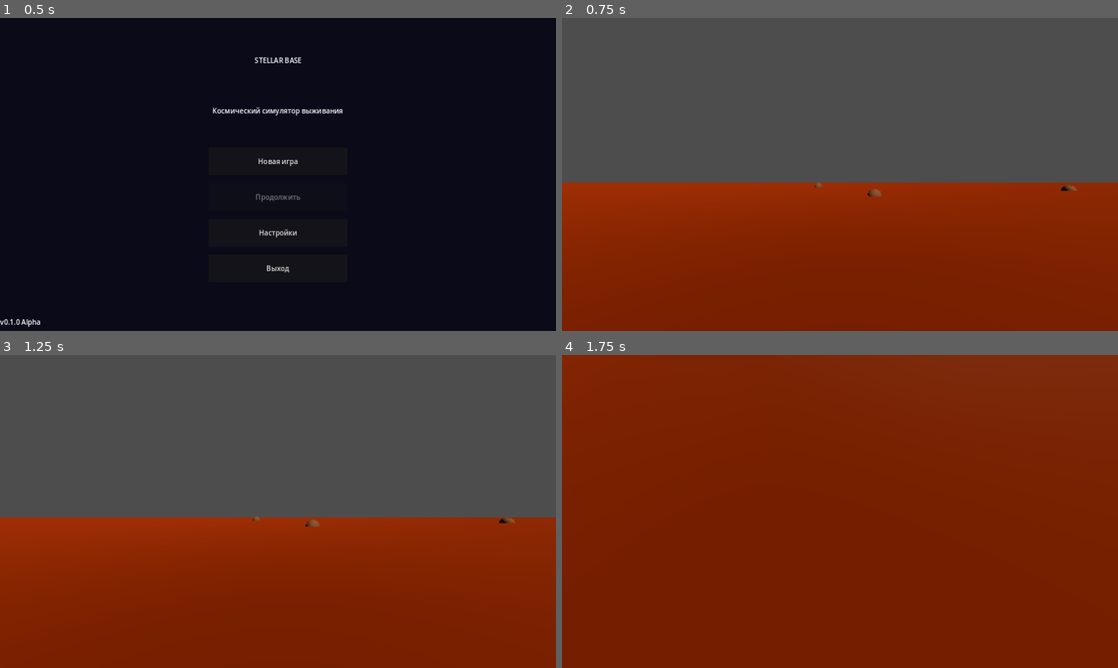
Above: before the commit, frames 1-4 (two rows, left to right).
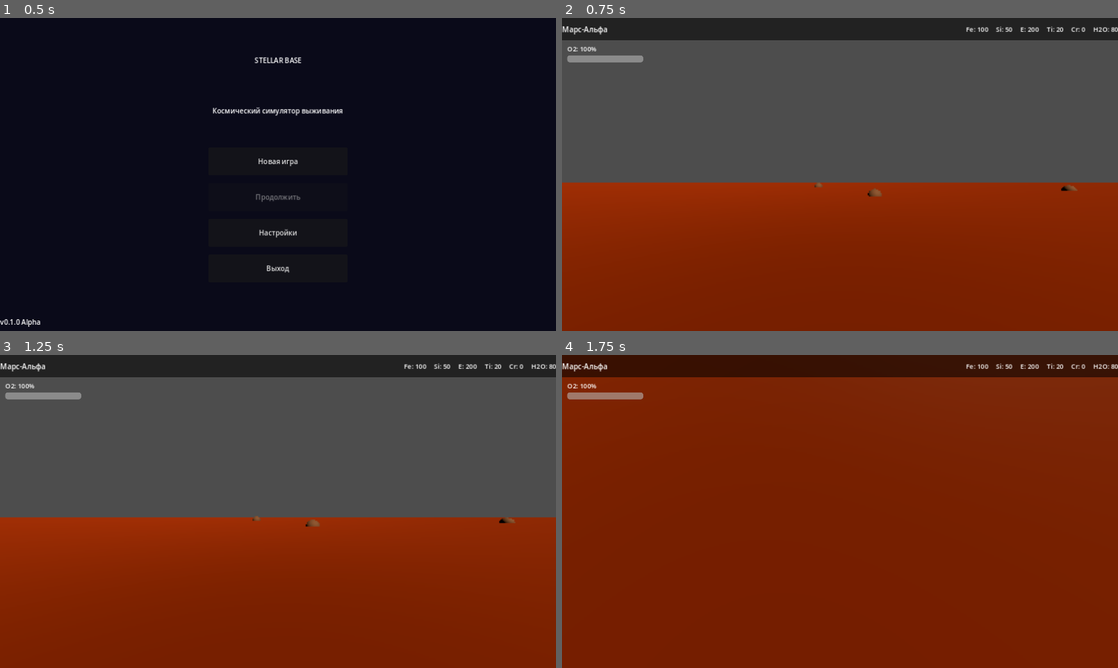
Above: after the commit, the same moments.

Repository: debugmi530-del/stellar-base-game
Game: Godot game, scene res://scenes/main_menu.tscn
Two runs of this game, one before a commit and one after it. Both use one fixed random seed, a clock stepped at 60 frames per second and the inputs below.
Inputs (mouse positions are in pixels of both pictures, inside the frame that each line leads up to):
- Up to frame 1 (0.5 s): no input
- Up to frame 2 (0.75 s): click "Новая игра" at 0.5 s
- Up to frame 3 (1.25 s): no input
- Up to frame 4 (1.75 s): tap Enter at 1.25 s; move the mouse to (867, 511) at 1.27 s; hold W (move_forward) from 1.28 s (still down); hold E (interact) from 1.28 s (still down); tap Space (jump) at 1.52 s

Frame 1 is identical in both runs. In frame 2, 7.4% of the frame differs, in the area x 0-100%, y 0-15%; in frame 3, 7.4%; in frame 4, 7.5%.

Commit message:
fix: ui_hud.gd — extends Control (был CanvasLayer), UI программно, HUD теперь работает

Diff:
--- a/scripts/ui_hud.gd
+++ b/scripts/ui_hud.gd
@@ -1,84 +1,198 @@
-extends CanvasLayer
-
-@onready var oxygen_bar: ProgressBar    = $HUD/OxygenBar
-@onready var oxygen_label: Label        = $HUD/OxygenLabel
-@onready var iron_label: Label          = $HUD/Resources/Iron
-@onready var silicon_label: Label       = $HUD/Resources/Silicon
-@onready var energy_label: Label        = $HUD/Resources/Energy
-@onready var titanium_label: Label      = $HUD/Resources/Titanium
-@onready var crystal_label: Label       = $HUD/Resources/Crystal
-@onready var water_label: Label         = $HUD/Resources/Water
-@onready var planet_label: Label        = $HUD/PlanetName
-@onready var interact_hint: Label       = $HUD/InteractHint
-@onready var notification_label: Label  = $HUD/Notification
-@onready var build_btn: Button          = $HUD/BuildBtn
-@onready var travel_btn: Button         = $HUD/TravelBtn
-@onready var upgrade_btn: Button        = $HUD/UpgradeBtn
-@onready var inventory_btn: Button      = $HUD/InventoryBtn
-
-# Sub-screens live as siblings under UI CanvasLayer, not under HUD Control
-var travel_screen: Control   = null
-var upgrade_screen: Control  = null
+extends Control
+# HUD — все элементы создаются программно.
+# BUGFIX: был "extends CanvasLayer" при ноде типа Control → скрипт не применялся вообще.
+
+var oxygen_bar: ProgressBar    = null
+var oxygen_label: Label        = null
+var iron_label: Label          = null
+var silicon_label: Label       = null
+var energy_label: Label        = null
+var titanium_label: Label      = null
+var crystal_label: Label       = null
+var water_label: Label         = null
+var planet_label: Label        = null
+var interact_hint: Label       = null
+var notification_label: Label  = null
+var build_btn: Button          = null
+var travel_btn: Button         = null
+var upgrade_btn: Button        = null
+var inventory_btn: Button      = null
+
+var travel_screen: Control    = null
+var upgrade_screen: Control   = null
 var inventory_screen: Control = null
-
 var notification_timer: float = 0.0
 
 func _ready():
+	set_anchors_and_offsets_preset(Control.PRESET_FULL_RECT)
+	_build_ui()
+
 	GameManager.resources_changed.connect(_update_resources)
 	GameManager.planet_changed.connect(_update_planet)
 	_update_resources()
 	_update_planet(GameManager.current_planet)
-	if build_btn:    build_btn.pressed.connect(_on_build_pressed)
-	if travel_btn:   travel_btn.pressed.connect(_on_travel_pressed)
-	if upgrade_btn:  upgrade_btn.pressed.connect(_on_upgrade_pressed)
-	if inventory_btn:inventory_btn.pressed.connect(_on_inventory_pressed)
-	# Cache sibling screens (added by game_world.tscn under UI CanvasLayer)
+
+	build_btn.pressed.connect(_on_build_pressed)
+	travel_btn.pressed.connect(_on_travel_pressed)
+	upgrade_btn.pressed.connect(_on_upgrade_pressed)
+	inventory_btn.pressed.connect(_on_inventory_pressed)
+
+	# Экраны — братья по иерархии под UI CanvasLayer
 	await get_tree().process_frame
-	travel_screen    = get_node_or_null("TravelScreen")
-	upgrade_screen   = get_node_or_null("UpgradeScreen")
-	inventory_screen = get_node_or_null("InventoryScreen")
+	travel_screen    = get_node_or_null("../TravelScreen")
+	upgrade_screen   = get_node_or_null("../UpgradeScreen")
+	inventory_screen = get_node_or_null("../InventoryScreen")
+
+func _build_ui():
+	# ── ВЕРХНЯЯ ПАНЕЛЬ ──────────────────────────────────────────
+	var top = PanelContainer.new()
+	top.set_anchors_and_offsets_preset(Control.PRESET_TOP_WIDE)
+	top.custom_minimum_size.y = 52
+	var top_s = StyleBoxFlat.new()
+	top_s.bg_color = Color(0, 0, 0, 0.55)
+	top.add_theme_stylebox_override("panel", top_s)
+	add_child(top)
+
+	var top_hbox = HBoxContainer.new()
+	top_hbox.add_theme_constant_override("separation", 18)
+	top.add_child(top_hbox)
+
+	planet_label = Label.new()
+	planet_label.text = "Марс-Альфа"
+	planet_label.add_theme_font_size_override("font_size", 17)
+	planet_label.custom_minimum_size.x = 200
+	top_hbox.add_child(planet_label)
+
+	var sp = Control.new()
+	sp.size_flags_horizontal = Control.SIZE_EXPAND_FILL
+	top_hbox.add_child(sp)
+
+	iron_label     = _res_lbl("Fe: 0",    top_hbox)
+	silicon_label  = _res_lbl("Si: 0",    top_hbox)
+	energy_label   = _res_lbl("E: 0",     top_hbox)
+	titanium_label = _res_lbl("Ti: 0",    top_hbox)
+	crystal_label  = _res_lbl("Cr: 0",    top_hbox)
+	water_label    = _res_lbl("H2O: 0",   top_hbox)
+
+	# ── O2 (левый верх) ─────────────────────────────────────────
+	var o2_vbox = VBoxContainer.new()
+	o2_vbox.position = Vector2(12, 60)
+	add_child(o2_vbox)
+
+	oxygen_label = Label.new()
+	oxygen_label.text = "O2: 100%"
+	oxygen_label.add_theme_font_size_override("font_size", 15)
+	o2_vbox.add_child(oxygen_label)
+
+	oxygen_bar = ProgressBar.new()
+	oxygen_bar.custom_minimum_size = Vector2(175, 16)
+	oxygen_bar.max_value     = 100
+	oxygen_bar.value         = 100
+	oxygen_bar.show_percentage = false
+	o2_vbox.add_child(oxygen_bar)
+
+	# ── ПОДСКАЗКА ВЗАИМОДЕЙСТВИЯ (центр) ────────────────────────
+	interact_hint = Label.new()
+	interact_hint.anchor_left   = 0.5; interact_hint.anchor_right  = 0.5
+	interact_hint.anchor_top    = 0.5; interact_hint.anchor_bottom = 0.5
+	interact_hint.offset_left   = -220; interact_hint.offset_right  = 220
+	interact_hint.offset_top    = -22;  interact_hint.offset_bottom = 22
+	interact_hint.horizontal_alignment = HORIZONTAL_ALIGNMENT_CENTER
+	interact_hint.add_theme_color_override("font_color", Color.YELLOW)
+	interact_hint.visible = false
+	add_child(interact_hint)
+
+	# ── УВЕДОМЛЕНИЕ (чуть ниже центра) ──────────────────────────
+	notification_label = Label.new()
+	notification_label.anchor_left   = 0.5; notification_label.anchor_right  = 0.5
+	notification_label.anchor_top    = 0.65; notification_label.anchor_bottom = 0.65
+	notification_label.offset_left   = -300; notification_label.offset_right  = 300
+	notification_label.offset_top    = -22;  notification_label.offset_bottom = 22
+	notification_label.horizontal_alignment = HORIZONTAL_ALIGNMENT_CENTER
+	notification_label.add_theme_color_override("font_color", Color.CYAN)
+	notification_label.visible = false
+	add_child(notification_label)
+
+	# ── НИЖНЯЯ ПАНЕЛЬ (кнопки) ──────────────────────────────────
+	var bot = PanelContainer.new()
+	bot.set_anchors_and_offsets_preset(Control.PRESET_BOTTOM_WIDE)
+	bot.custom_minimum_size.y = 82
+	var bot_s = StyleBoxFlat.new()
+	bot_s.bg_color = Color(0, 0, 0, 0.55)
+	bot.add_theme_stylebox_override("panel", bot_s)
+	add_child(bot)
+
+	var btn_hbox = HBoxContainer.new()
+	btn_hbox.alignment = BoxContainer.ALIGNMENT_CENTER
+	btn_hbox.add_theme_constant_override("separation", 12)
+	bot.add_child(btn_hbox)
+
+	build_btn     = _hud_btn("Строить",   btn_hbox)
+	travel_btn    = _hud_btn("Перелёт",   btn_hbox)
+	upgrade_btn   = _hud_btn("Апгрейды",  btn_hbox)
+	inventory_btn = _hud_btn("Инвентарь", btn_hbox)
+
+	var sp2 = Control.new()
+	sp2.size_flags_horizontal = Control.SIZE_EXPAND_FILL
+	btn_hbox.add_child(sp2)
+
+	var pause_btn = _hud_btn("Пауза", btn_hbox)
+	pause_btn.pressed.connect(func():
+		var pm = get_tree().current_scene.get_node_or_null("UI/PauseMenu")
+		if pm and pm.has_method("toggle_pause"):
+			pm.toggle_pause()
+	)
+
+func _res_lbl(text: String, parent: Node) -> Label:
+	var l = Label.new()
+	l.text = text
+	l.add_theme_font_size_override("font_size", 15)
+	parent.add_child(l)
+	return l
+
+func _hud_btn(text: String, parent: Node) -> Button:
+	var b = Button.new()
+	b.text = text
+	b.custom_minimum_size = Vector2(148, 70)
+	parent.add_child(b)
+	return b
 
 func _process(delta):
-	if notification_timer > 0:
+	if notification_timer > 0.0:
 		notification_timer -= delta
-		if notification_timer <= 0 and notification_label:
+		if notification_timer <= 0.0 and notification_label:
 			notification_label.visible = false
 
 func update_oxygen(value: float):
 	if oxygen_bar:
 		oxygen_bar.value = value
-		if value < 25:
-			oxygen_bar.modulate = Color.RED
-		elif value < 50:
-			oxygen_bar.modulate = Color.YELLOW
-		else:
-			oxygen_bar.modulate = Color.CYAN
+		oxygen_bar.modulate = Color.RED if value < 25 else Color.YELLOW if value < 50 else Color.WHITE
 	if oxygen_label:
-		oxygen_label.text = "О2: " + str(int(value)) + "%"
+		oxygen_label.text = "O2: %d%%" % int(value)
 
 func _update_resources():
 	var r = GameManager.resources
-	if iron_label:     iron_label.text     = "Fe: "  + str(int(r.get("iron",0)))
-	if silicon_label:  silicon_label.text  = "Si: "  + str(int(r.get("silicon",0)))
-	if energy_label:   energy_label.text   = "E: "   + str(int(r.get("energy",0)))
-	if titanium_label: titanium_label.text = "Ti: "  + str(int(r.get("titanium",0)))
-	if crystal_label:  crystal_label.text  = "Cr: "  + str(int(r.get("crystal",0)))
-	if water_label:    water_label.text    = "H2O: " + str(int(r.get("water",0)))
+	if iron_label:      iron_label.text     = "Fe: %d"  % int(r.get("iron",     0))
+	if silicon_label:   silicon_label.text  = "Si: %d"  % int(r.get("silicon",  0))
+	if energy_label:    energy_label.text   = "E: %d"   % int(r.get("energy",   0))
+	if titanium_label:  titanium_label.text = "Ti: %d"  % int(r.get("titanium", 0))
+	if crystal_label:   crystal_label.text  = "Cr: %d"  % int(r.get("crystal",  0))
+	if water_label:     water_label.text    = "H2O: %d" % int(r.get("water",    0))
 
 func _update_planet(planet_id: int):
 	const NAMES = ["Марс-Альфа","Ледяной Европа-7","Вулканический Ио-X","Газовый Нептун-Омега"]
 	if planet_label:
-		planet_label.text = NAMES[planet_id] if planet_id < NAMES.size() else "Неизвестная планета"
+		planet_label.text = NAMES[clamp(planet_id, 0, NAMES.size()-1)]
 
 func show_notification(text: String, duration: float = 3.0):
 	if notification_label:
-		notification_label.text    = text
+		notification_label.text = text
 		notification_label.visible = true
 		notification_timer = duration
 
 func show_interact_hint(text: String):
 	if interact_hint:
-		interact_hint.text    = text
+		interact_hint.text = text
 		interact_hint.visible = true
 
 func hide_interact_hint():
@@ -91,13 +205,10 @@
 		player.toggle_build_mode()
 
 func _on_travel_pressed():
-	if travel_screen:
-		travel_screen.visible = true
+	if travel_screen: travel_screen.visible = true
 
 func _on_upgrade_pressed():
-	if upgrade_screen:
-		upgrade_screen.visible = true
+	if upgrade_screen: upgrade_screen.visible = true
 
 func _on_inventory_pressed():
-	if inventory_screen:
-		inventory_screen.visible = true
+	if inventory_screen: inventory_screen.visible = true
